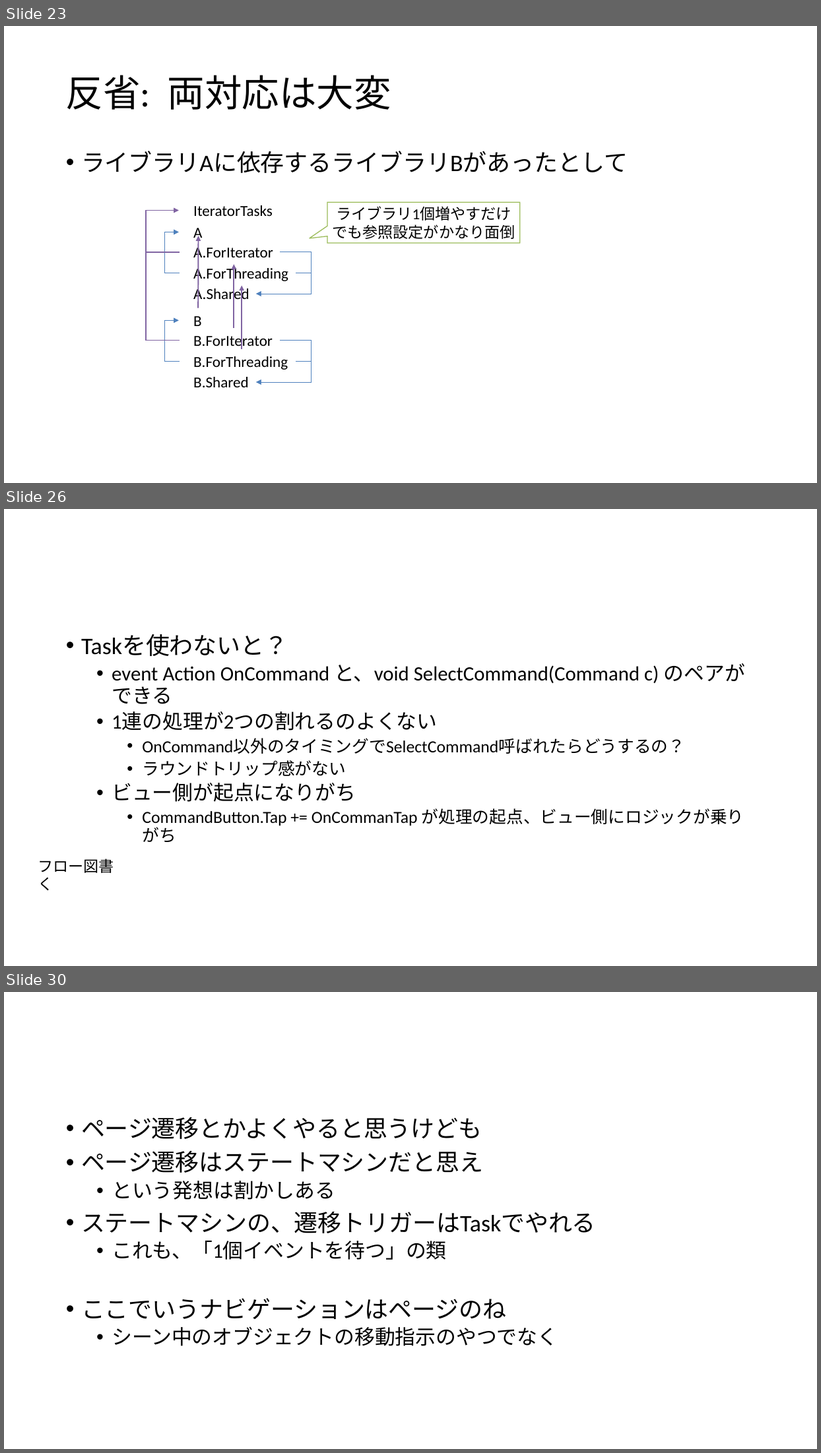
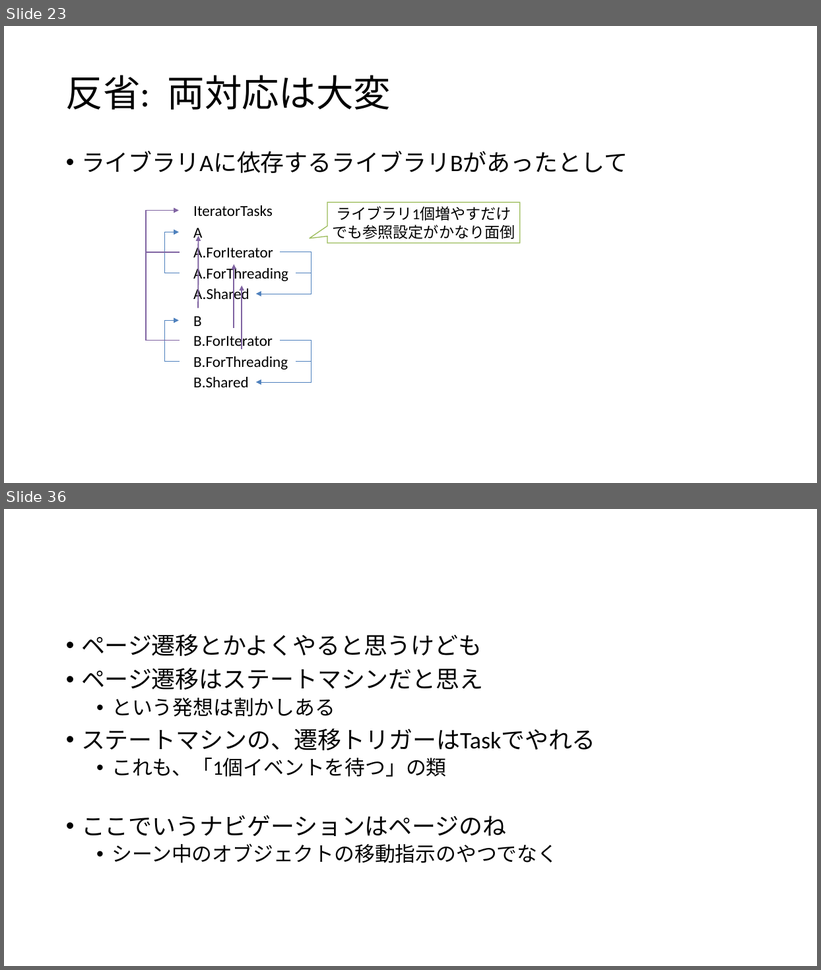
Before and after one commit to ppcuni/UnityCsharp20150321, a slide deck: doc/自社フレームワーク.pptx. Shown one above the other, each under a label of ours: slides 23, 26 and 30 before the commit, slides 23 and 36 after it; the slides between them are not shown. The pictures are 821x1453 and 821x970 pixels, drawn with LibreOffice and Linux fonts; fonts in the diff are those of the drawing; background and template pictures are left out. Boxes give left, top, right and bottom in pixels: in the first picture for what was removed or moved away, otherwise in the second. Text is boxed around its words. In the diff, an @@ line names an element or a change of style, - is before the commit and + after.

```diff
--- a/doc/自社フレームワーク.pptx
+++ b/doc/自社フレームワーク.pptx
@@ slide 26 removed at (x1=4, y1=509, x2=817, y2=966), background #FFFFFF @@
@@ text removed at (x1=81, y1=634, x2=745, y2=842) @@
-• Taskを使わないと？
-  • event Action OnCommand と、void SelectCommand(Command c) のペアができる
-  • 1連の処理が2つの割れるのよくない
-    • OnCommand以外のタイミングでSelectCommand呼ばれたらどうするの？
-    • ラウンドトリップ感がない
-  • ビュー側が起点になりがち
-    • CommandButton.Tap += OnCommanTap が処理の起点、ビュー側にロジックが乗りがち
@@ text removed at (x1=38, y1=859, x2=114, y2=891) @@
-フロー図書く
@@ what was slide 30 is now slide 36 @@
```
Also in this commit, not shown: 2 slides changed, 11 slides added, 4 other slides removed.
